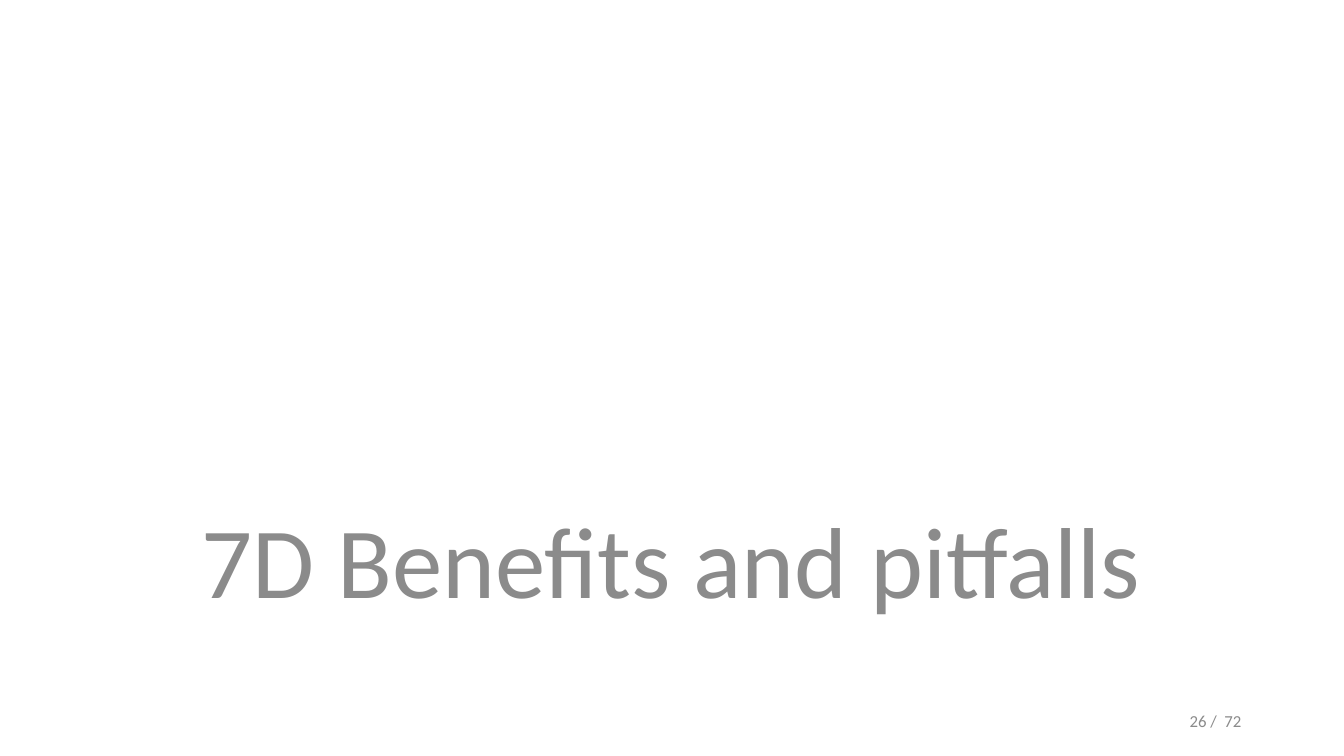
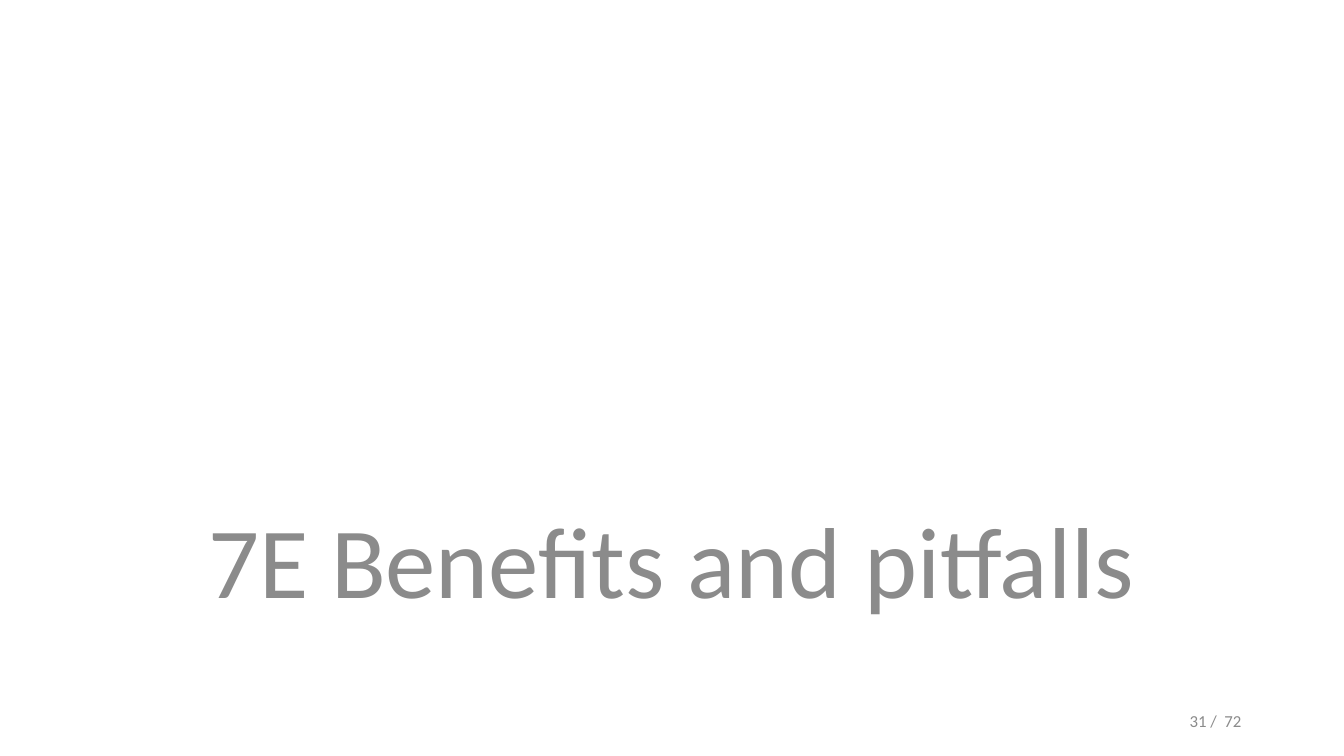
Before and after one commit to opherdonchin/StatisticalComputationAndAnalysis, a slide deck: slide 31 of Lectures/Lecture 7 Hierarchial models.pptx (slide 26 before the commit). Drawn at 1344x756 pixels with LibreOffice and Linux fonts; fonts in the diff are those of the drawing. Boxes give left, top, right and bottom in pixels: in the first picture for what was removed or moved away, otherwise in the second. Text is boxed around its words. In the diff, an @@ line names an element or a change of style, - is before the commit and + after.

```diff
--- a/Lectures/Lecture 7 Hierarchial models.pptx
+++ b/Lectures/Lecture 7 Hierarchial models.pptx
@@ text at [208,528,1134,614]: text changed @@
-7D Benefits and pitfalls
+7E Benefits and pitfalls
@@ page number at [1190,716,1241,727]: text changed @@
-26 / 72
+31 / 72
```
Also in this commit, not shown: 7 slides added, 1 slide removed, 1 other file.
